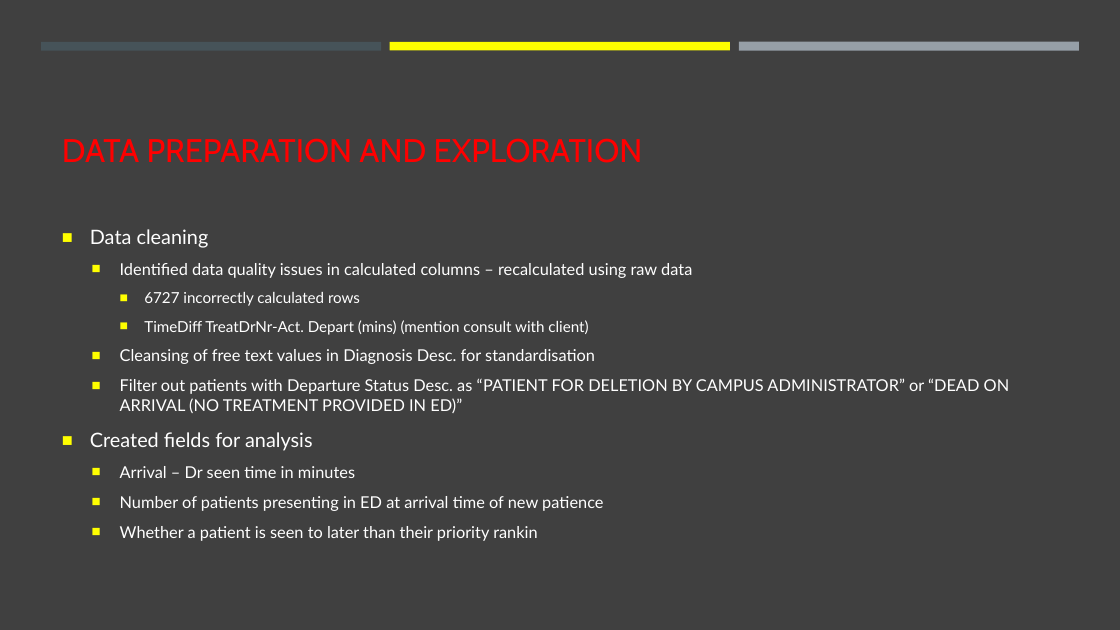
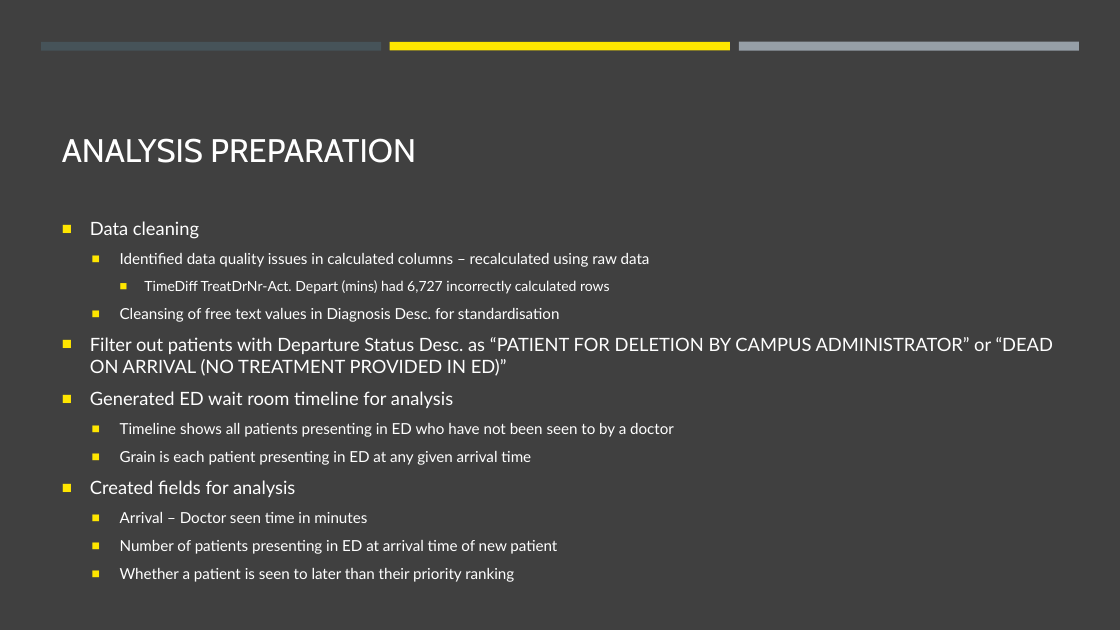
Before and after one commit to jasonnguyen3697/EY_DataChallenge, a slide deck: slide 6 of stuff.pptx. Drawn at 1120x630 pixels with LibreOffice and Linux fonts; fonts in the diff are those of the drawing. Boxes give left, top, right and bottom in pixels: in the first picture for what was removed or moved away, otherwise in the second. Text is boxed around its words. In the diff, an @@ line names an element or a change of style, - is before the commit and + after.

Commit message:
Modify ppt

```diff
--- a/stuff.pptx
+++ b/stuff.pptx
@@ rectangle at bbox=[390, 42, 730, 50]: fill #FFFF00 to #FFE600 @@
@@ title at bbox=[62, 138, 416, 163]: text changed; text colour #FF0000 to #FFFFFF @@
-DATA PREPARATION AND EXPLORATION
+ANALYSIS PREPARATION
@@ text at bbox=[90, 221, 1054, 497]: size 17 to 15.7 pt in "Data cleaning", "Created fields for analysis"; size 14 to 12.9 pt in "Identified data quality issues in calculated columns ...", "Cleansing of free text values in Diagnosis ..."; size 14 to 15.7 pt in "Filter out patients with Departure Status Desc. ..."; line spacing 1.1 to 1; bullet colour #FFFF00 to #FFE600; list level 2 to 1 in "Filter out patients with Departure ..." @@
@@ text at bbox=[144, 280, 610, 294]: text changed; size 13 to 12 pt @@
-    ■ 6727 incorrectly calculated rows
-    ■ TimeDiff TreatDrNr-Act. Depart (mins) (mention consult with client)
+    ■ TimeDiff TreatDrNr-Act. Depart (mins) had 6,727 incorrectly calculated rows
@@ text at bbox=[90, 391, 674, 465]: paragraphs added @@
+■ Generated ED wait room timeline for analysis
+  ■ Timeline shows all patients presenting in ED who have not been seen to by a doctor
+  ■ Grain is each patient presenting in ED at any given arrival time
@@ text at bbox=[120, 512, 557, 582]: text changed; size 14 to 12.9 pt @@
-  ■ Arrival – Dr seen time in minutes
-  ■ Number of patients presenting in ED at arrival time of new patience
-  ■ Whether a patient is seen to later than their priority rankin
+  ■ Arrival – Doctor seen time in minutes
+  ■ Number of patients presenting in ED at arrival time of new patient
+  ■ Whether a patient is seen to later than their priority ranking
```
Also in this commit, not shown: 8 other slides changed, 7 slides added, 4 slides removed.
